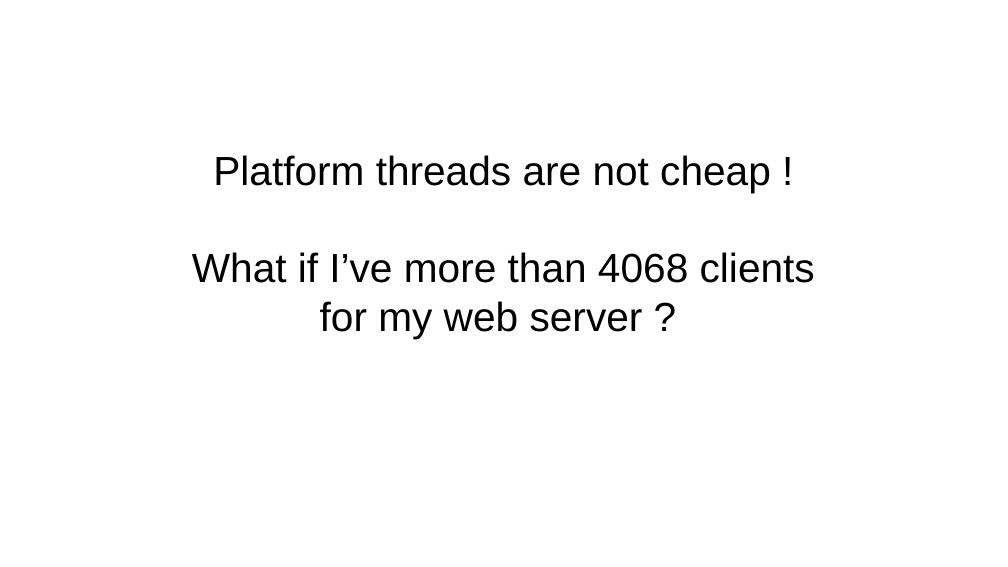
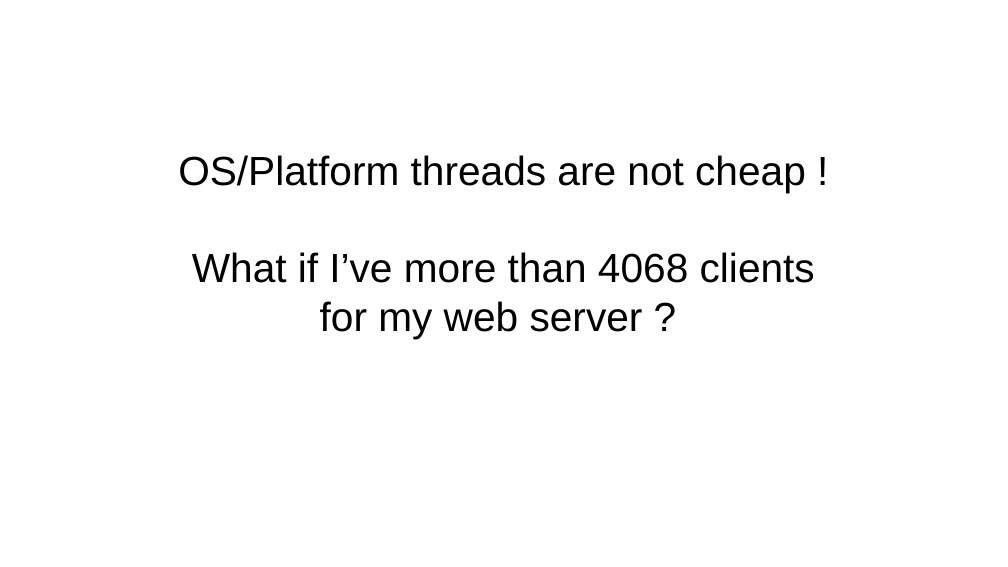
Before and after one commit to forax/loom-fiber, a slide deck: slide 8 of loom is looming.odp. Drawn at 1008x567 pixels with LibreOffice and Linux fonts; fonts in the diff are those of the drawing. Boxes give left, top, right and bottom in pixels: in the first picture for what was removed or moved away, otherwise in the second. Text is boxed around its words. In the diff, an @@ line names an element or a change of style, - is before the commit and + after.

```diff
--- a/loom is looming.odp
+++ b/loom is looming.odp
@@ subtitle at (x1=178, y1=155, x2=815, y2=339): text changed @@
-Platform threads are not cheap !
-What if I’ve more than 4068 clients
-for my web server ?
+OS/Platform threads are not cheap !
+What if I’ve more than 4068 clients
+for my web server ?
```
Also in this commit, not shown: 12 other slides changed, 1 other file.
